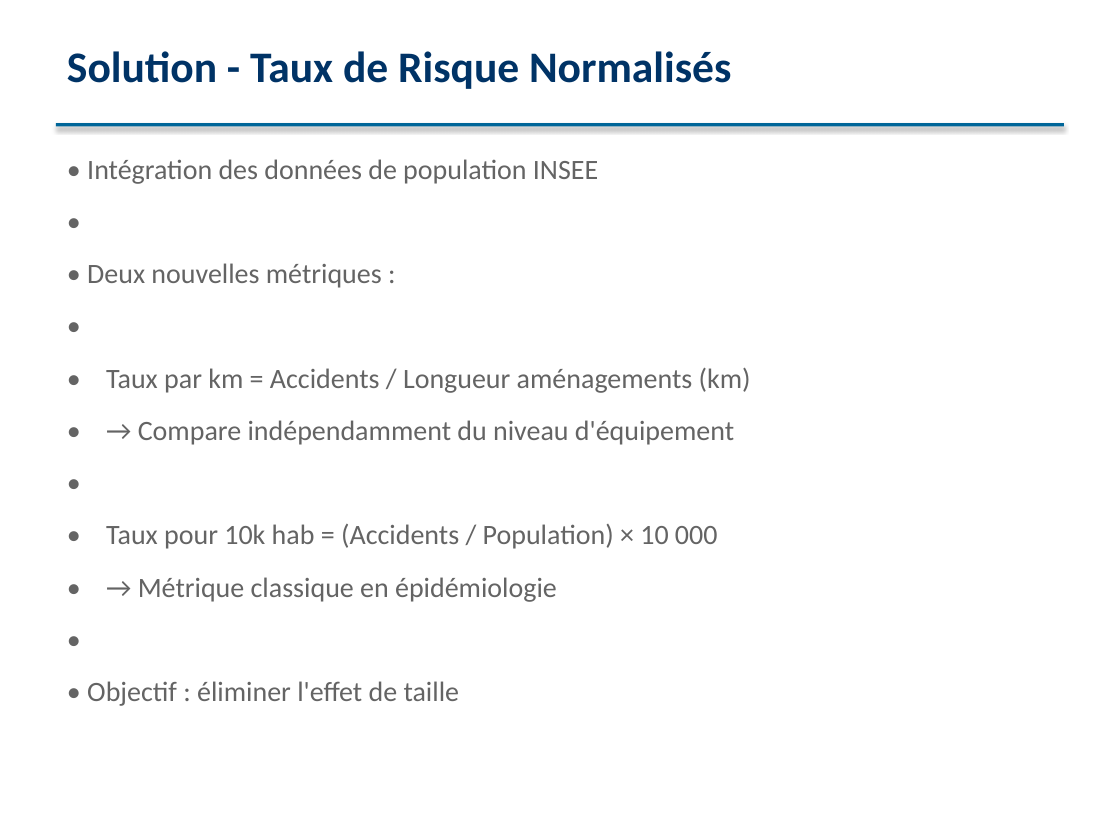
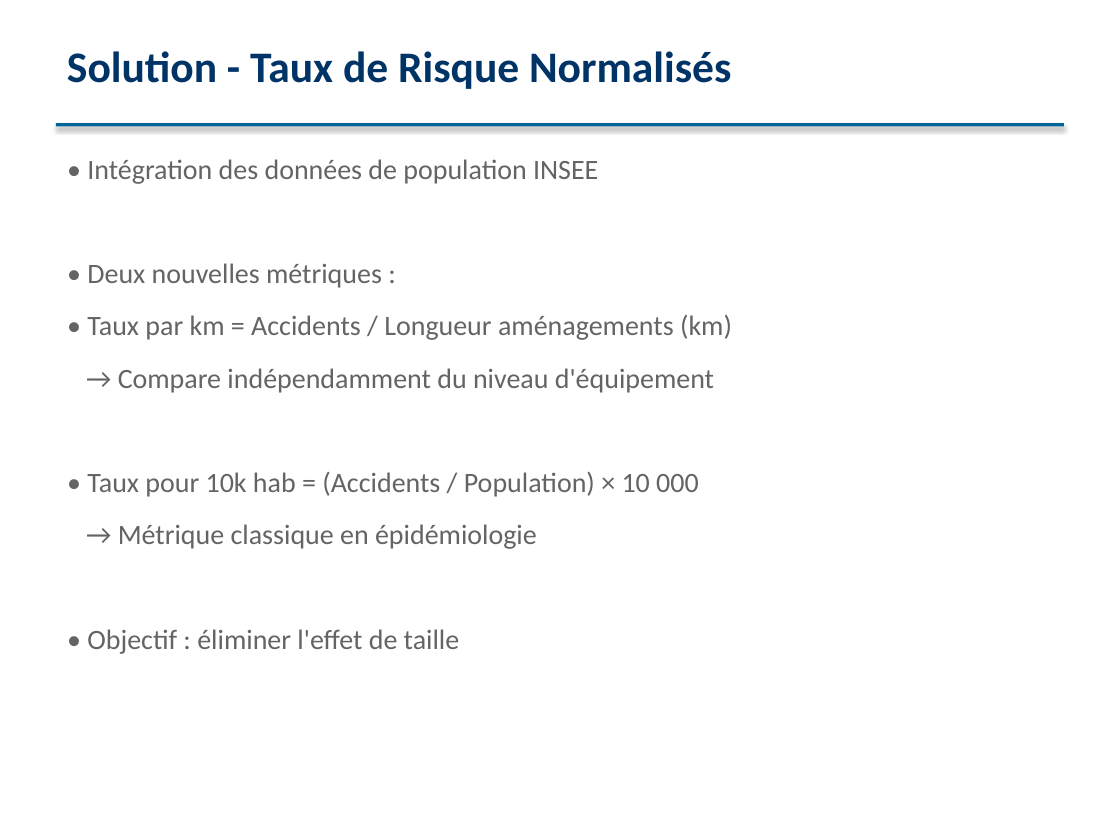
Before and after one commit to Jeremonstor/Projet_sda_top, a slide deck: slide 17 of presentation/presentation_sda.pptx (slide 13 before the commit). Drawn at 1120x840 pixels with LibreOffice and Linux fonts; fonts in the diff are those of the drawing. Boxes give left, top, right and bottom in pixels: in the first picture for what was removed or moved away, otherwise in the second. Text is boxed around its words. In the diff, an @@ line names an element or a change of style, - is before the commit and + after.

```diff
--- a/presentation/presentation_sda.pptx
+++ b/presentation/presentation_sda.pptx
@@ text at (87, 159, 732, 654): paragraph removed @@
-•
@@ text at (87, 159, 732, 654): paragraph removed @@
-•
@@ text at (118, 368, 714, 393): text changed @@
-• → Compare indépendamment du niveau d'équipement
-•
+→ Compare indépendamment du niveau d'équipement
@@ text at (118, 524, 537, 549): text changed @@
-• → Métrique classique en épidémiologie
-•
+→ Métrique classique en épidémiologie
```
Also in this commit, not shown: 11 other slides changed, 4 slides added, 6 other files.
